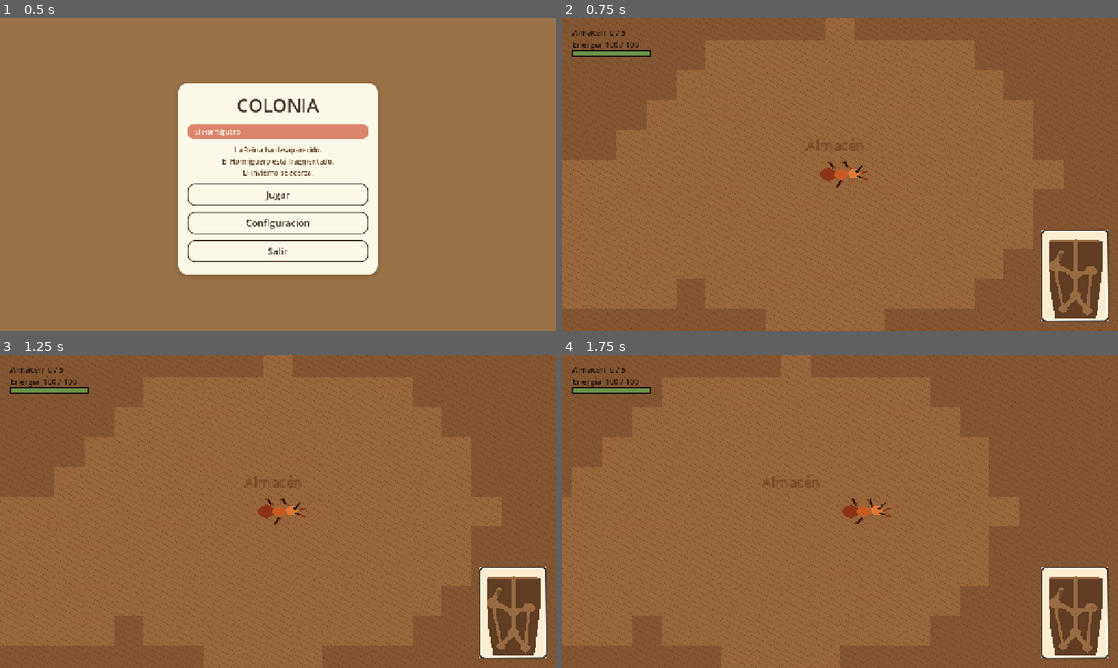
Above: before the commit, frames 1-4 (two rows, left to right).
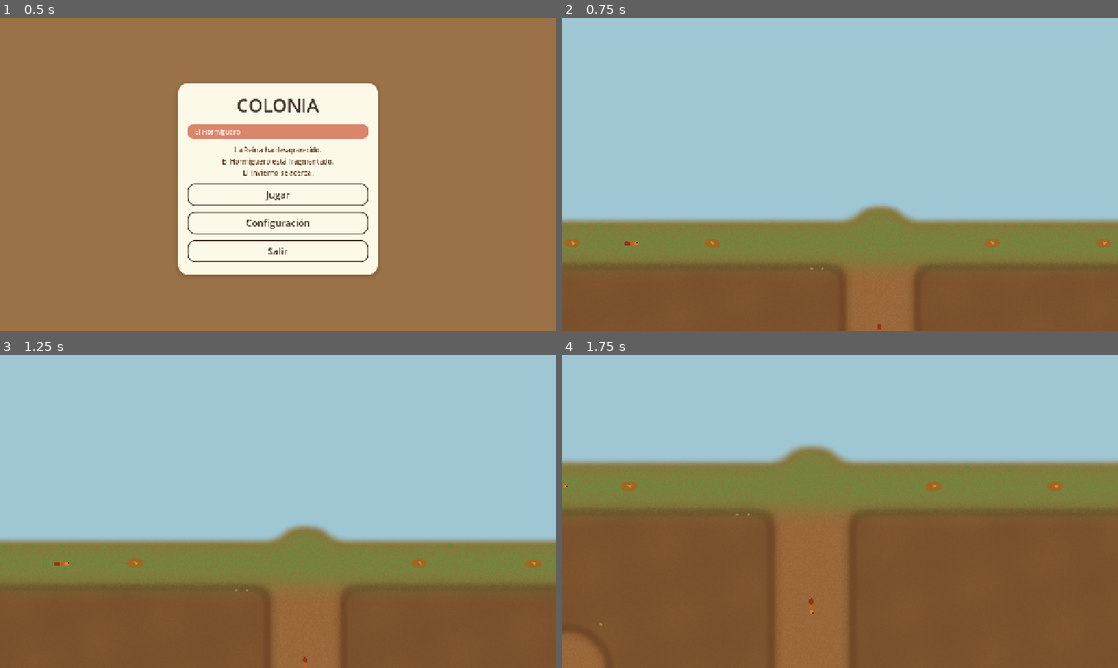
Above: after the commit, the same moments.

Repository: The-glitch-girls/an-ant-game
Game: Godot game, scene res://src/menu/menu.tscn
The game is run twice, just before and just after one commit, with the same random seed, the same clock (stepped at 60 frames per second) and the same inputs.
Inputs:
- Up to frame 1 (0.5 s): no input
- Up to frame 2 (0.75 s): click "Jugar" at 0.5 s
- Up to frame 3 (1.25 s): no input
- Up to frame 4 (1.75 s): hold D (mover_derecha) from 1.28 s (still down); hold Shift (correr) from 1.28 s (still down)

Frame 1 is identical in both runs. In frame 2, 87% of the frame differs, in the area x 0-100%, y 0-100%; in frame 3, 85%; in frame 4, 74%.

Commit message:
Start play on the surface and drop the camera into the nest.
Jugar opens on daylight and grass, then the cutaway lowers to the Hormiga before the HUD appears.

Diff:
--- a/src/mundo/hormiga.gd
+++ b/src/mundo/hormiga.gd
@@ -10,6 +10,7 @@
 signal cerca_de_comida(pieza: Node2D)
 
 var gasta_energia: bool = false
+var bloqueada: bool = false
 var _gasto_acum: float = 0.0
 var _mandibulas: Node2D
 var _cuerpo: Node2D
@@ -117,7 +118,7 @@
 
 	var vel := VEL_CAMINAR
 	var quiere_correr := Input.is_action_pressed("correr") and dir != Vector2.ZERO
-	if not en_curso:
+	if not en_curso or bloqueada:
 		dir = Vector2.ZERO
 	elif Juego.partida.arrastrandose:
 		vel = VEL_ARRASTRE
--- a/src/mundo/mundo.gd
+++ b/src/mundo/mundo.gd
@@ -17,11 +17,9 @@
 var _mini_mapa: MiniMapa
 var _capas_hielo: Array[ColorRect] = []
 var _tiles: TileMapLayer
-# UI contadores
-var _ui_almacen: Label
-var _ui_energia_label: Label
-var _ui_energia_fondo: ColorRect
-var _ui_energia_barra: ColorRect
+var _hud: Hud
+var _camara: Camera2D
+var _intro: bool = true
 var energia_maxima := 100.0
 var energia := 100.0
 
@@ -31,6 +29,7 @@
 	_mapa = HormigueroMapa.new()
 	_mapa.generar()
 	_pintar_cielo()
+	_construir_fondo()
 	_construir_tiles()
 	_polvo_derrumbada()
 	_etiquetar_camaras()
@@ -41,21 +40,29 @@
 	_construir_larvas()
 	_construir_clima()
 	_construir_ui()
+	_bajar_al_nido()
 
 
 func _pintar_cielo() -> void:
 	var cielo := ColorRect.new()
 	cielo.color = Paleta.CIELO
-	cielo.position = Vector2(-400, -600)
-	cielo.size = Vector2(HormigueroMapa.ANCHO * HormigueroMapa.TILE + 800, 900)
+	cielo.position = Vector2(-400, -900)
+	cielo.size = Vector2(HormigueroMapa.ANCHO * HormigueroMapa.TILE + 800, 1200)
 	cielo.z_index = -8
 	add_child(cielo)
+
+
+func _construir_fondo() -> void:
+	var fondo := FondoMadriguera.new()
+	fondo.armar(_mapa)
+	add_child(fondo)
 
 
 func _construir_tiles() -> void:
 	_tiles = TileMapLayer.new()
 	_tiles.tile_set = _hacer_tileset()
 	_tiles.collision_enabled = true
+	_tiles.self_modulate = Color(1, 1, 1, 0)
 	add_child(_tiles)
 	for y in HormigueroMapa.ALTO:
 		for x in HormigueroMapa.ANCHO:
@@ -77,10 +84,7 @@
 	ts.set_physics_layer_collision_layer(0, 1)
 	ts.set_physics_layer_collision_mask(0, 0)
 	var img := Image.create(HormigueroMapa.TILE * 4, HormigueroMapa.TILE, false, Image.FORMAT_RGBA8)
-	_rellenar_tierra(img, Rect2i(0, 0, HormigueroMapa.TILE, HormigueroMapa.TILE), Paleta.TIERRA, Paleta.TIERRA_MANCHA)
-	_rellenar_tierra(img, Rect2i(HormigueroMapa.TILE, 0, HormigueroMapa.TILE, HormigueroMapa.TILE), Paleta.TUNEL, Paleta.TUNEL_OSCURO)
-	_rellenar_tierra(img, Rect2i(HormigueroMapa.TILE * 2, 0, HormigueroMapa.TILE, HormigueroMapa.TILE), Paleta.TIERRA_OSCURA, Paleta.TIERRA_MANCHA)
-	img.fill_rect(Rect2i(HormigueroMapa.TILE * 3, 0, HormigueroMapa.TILE, HormigueroMapa.TILE), Color(0, 0, 0, 0))
+	img.fill(Color(0, 0, 0, 0))
 	var source := TileSetAtlasSource.new()
 	source.texture = ImageTexture.create_from_image(img)
 	source.texture_region_size = Vector2i(HormigueroMapa.TILE, HormigueroMapa.TILE)
@@ -98,17 +102,6 @@
 		td.add_collision_polygon(0)
 		td.set_collision_polygon_points(0, 0, box)
 	return ts
-
-
-func _rellenar_tierra(img: Image, rect: Rect2i, base: Color, mancha: Color) -> void:
-	for y in rect.size.y:
-		for x in rect.size.x:
-			var c := base
-			if (x * 13 + y * 7 + rect.position.x) % 11 == 0:
-				c = mancha
-			if (x + y * 3) % 17 == 0:
-				c = c.darkened(0.08)
-			img.set_pixel(rect.position.x + x, rect.position.y + y, c)
 
 
 func _polvo_derrumbada() -> void:
@@ -152,7 +145,7 @@
 	lab.text = texto
 	lab.position = pos
 	lab.add_theme_font_size_override("font_size", 13)
-	lab.add_theme_color_override("font_color", Color(0.35, 0.2, 0.1, 0.55))
+	lab.add_theme_color_override("font_color", Color(0.42, 0.26, 0.14, 0.62))
 	add_child(lab)
 
 
@@ -188,16 +181,18 @@
 	_hormiga.intento_mover.connect(func() -> void:
 		_sfx.tocar("paso")
 	)
-	var cam := Camera2D.new()
-	cam.position_smoothing_enabled = true
-	cam.position_smoothing_speed = 5.5
-	cam.zoom = Vector2(2.45, 2.45)
-	cam.limit_left = 0
-	cam.limit_top = -80
-	cam.limit_right = HormigueroMapa.ANCHO * HormigueroMapa.TILE
-	cam.limit_bottom = HormigueroMapa.ALTO * HormigueroMapa.TILE
-	_hormiga.add_child(cam)
-	cam.make_current()
+	_camara = Camera2D.new()
+	_camara.position_smoothing_enabled = false
+	_camara.zoom = Vector2(1.15, 1.15)
+	_camara.limit_left = 0
+	_camara.limit_top = -320
+	_camara.limit_right = HormigueroMapa.ANCHO * HormigueroMapa.TILE
+	_camara.limit_bottom = HormigueroMapa.ALTO * HormigueroMapa.TILE
+	var mira := Vector2(HormigueroMapa.ANCHO * HormigueroMapa.TILE * 0.5, _mapa.superficie_y - 110)
+	_camara.offset = mira - _hormiga.position
+	_hormiga.add_child(_camara)
+	_camara.make_current()
+	_hormiga.bloqueada = true
 
 
 func _construir_obreras() -> void:
@@ -223,7 +218,7 @@
 
 func _construir_clima() -> void:
 	_modulate = CanvasModulate.new()
-	_modulate.color = Color(1.0, 0.95, 0.88)
+	_modulate.color = Color(1.0, 0.97, 0.88)
 	add_child(_modulate)
 	_viento_nieve = GPUParticles2D.new()
 	_viento_nieve.amount = 40
@@ -247,29 +242,9 @@
 func _construir_ui() -> void:
 	var capa := CanvasLayer.new()
 	add_child(capa)
-	_ui_almacen = Label.new()
-	_ui_almacen.position = Vector2(24, 20)
-	_ui_almacen.add_theme_font_size_override("font_size", 18)
-	_ui_almacen.add_theme_color_override("font_color", Paleta.OJO)
-	capa.add_child(_ui_almacen)
-	# Barra de energía
-	_ui_energia_label = Label.new()
-	_ui_energia_label.position = Vector2(24, 48)
-	_ui_energia_label.add_theme_font_size_override("font_size", 18)
-	_ui_energia_label.add_theme_color_override("font_color", Paleta.OJO)
-	capa.add_child(_ui_energia_label)
-	_ui_energia_fondo = ColorRect.new()
-	_ui_energia_fondo.position = Vector2(24, 75)
-	_ui_energia_fondo.size = Vector2(180, 14)
-	_ui_energia_fondo.color = Paleta.OJO
-	_ui_energia_fondo.mouse_filter = Control.MOUSE_FILTER_IGNORE
-	capa.add_child(_ui_energia_fondo)
-	_ui_energia_barra = ColorRect.new()
-	_ui_energia_barra.position = Vector2(2, 2)
-	_ui_energia_barra.size = Vector2(176, 10)
-	_ui_energia_barra.color = Paleta.HOJA_VERDE
-	_ui_energia_barra.mouse_filter = Control.MOUSE_FILTER_IGNORE
-	_ui_energia_fondo.add_child(_ui_energia_barra)
+	_hud = Hud.new()
+	_hud.visible = false
+	capa.add_child(_hud)
 
 	for i in 4:
 		var borde := ColorRect.new()
@@ -300,7 +275,29 @@
 	_mini_mapa.offset_top = -22 - HormigueroMapa.ALTO * MiniMapa.PX - MiniMapa.MARGEN * 2
 	_mini_mapa.armar(_mapa)
 	_mini_mapa.marcar(_hormiga.position)
+	_mini_mapa.visible = false
 	capa.add_child(_mini_mapa)
+
+
+func _bajar_al_nido() -> void:
+	var tw := create_tween()
+	tw.set_parallel(true)
+	tw.set_ease(Tween.EASE_IN_OUT)
+	tw.set_trans(Tween.TRANS_CUBIC)
+	tw.tween_property(_camara, "offset", Vector2.ZERO, 3.4)
+	tw.tween_property(_camara, "zoom", Vector2(1.75, 1.75), 3.4)
+	tw.chain().tween_callback(_terminar_intro)
+
+
+func _terminar_intro() -> void:
+	_intro = false
+	_hormiga.bloqueada = false
+	_camara.position_smoothing_enabled = true
+	_camara.position_smoothing_speed = 5.5
+	if _hud:
+		_hud.visible = true
+	if _mini_mapa:
+		_mini_mapa.visible = true
 
 
 func _process(delta: float) -> void:
@@ -310,7 +307,10 @@
 	_hormiga.gasta_energia = _mapa.esta_afuera(_hormiga.global_position)
 	p.actualizar_carga(delta)
 	energia = p.energia
-	_actualizar_barra_energia()
+	if _hud:
+		_hud.pintar(p.energia, p.ENERGIA_INICIAL, p.comida_en_almacen)
+	if _intro:
+		return
 
 	_reloj += delta
 	if p.resultado == Partida.Resultado.EN_CURSO and _reloj >= SEGUNDOS_POR_TIEMPO:
@@ -319,8 +319,6 @@
 	_actualizar_zonas(delta)
 	_actualizar_larvas()
 	_actualizar_estacion()
-	_ui_almacen.text = "Almacén  %d / 5" % p.comida_en_almacen
-	_ui_energia_label.text = "Energía  %d / %d" % [p.energia, p.ENERGIA_INICIAL]
 
 	if _mini_mapa:
 		_mini_mapa.marcar(_hormiga.global_position)
@@ -383,7 +381,7 @@
 	var hielo := 0.0
 	match e:
 		Partida.Estacion.TARDE_HUMEDA:
-			tint = Color(1.0, 0.95, 0.88)
+			tint = Color(1.0, 0.97, 0.88)
 			_sfx.viento(false)
 			_viento_nieve.emitting = false
 		Partida.Estacion.GRIS:
@@ -411,38 +409,41 @@
 	_final_mostrado = true
 	if _mini_mapa:
 		_mini_mapa.visible = false
+	if _hud:
+		_hud.visible = false
 	var capa := CanvasLayer.new()
 	add_child(capa)
-	var fondo := ColorRect.new()
-	fondo.set_anchors_preset(Control.PRESET_FULL_RECT)
-	fondo.mouse_filter = Control.MOUSE_FILTER_STOP
-	capa.add_child(fondo)
+	var velo := ColorRect.new()
+	velo.set_anchors_preset(Control.PRESET_FULL_RECT)
+	velo.mouse_filter = Control.MOUSE_FILTER_STOP
+	velo.color = Color(0.20, 0.12, 0.08, 0.42)
+	capa.add_child(velo)
+	var caja := UiCozzy.tarjeta()
+	caja.set_anchors_preset(Control.PRESET_CENTER)
+	caja.offset_left = -250
+	caja.offset_right = 250
+	caja.offset_top = -130
+	caja.offset_bottom = 150
+	capa.add_child(caja)
+	var col := VBoxContainer.new()
+	col.add_theme_constant_override("separation", 16)
+	caja.add_child(col)
+	var victoria := Juego.partida.resultado == Partida.Resultado.VICTORIA
+	col.add_child(UiCozzy.pastilla("Victoria" if victoria else "Invierno"))
 	var texto := Label.new()
-	texto.set_anchors_preset(Control.PRESET_CENTER)
-	texto.offset_left = -280
-	texto.offset_right = 280
-	texto.offset_top = -80
-	texto.offset_bottom = 80
 	texto.horizontal_alignment = HORIZONTAL_ALIGNMENT_CENTER
-	texto.add_theme_font_size_override("font_size", 28)
-	if Juego.partida.resultado == Partida.Resultado.VICTORIA:
-		fondo.color = Color(0.22, 0.12, 0.07, 0.72)
-		texto.add_theme_color_override("font_color", Paleta.HUESO)
+	texto.autowrap_mode = TextServer.AUTOWRAP_WORD_SMART
+	UiCozzy.estilar_texto(texto, 22)
+	if victoria:
 		texto.text = "El Almacén está lleno.\nLas Larvas se agitan.\nEl Hormiguero sigue fragmentado.\nLa Reina no vuelve."
 	else:
-		fondo.color = Color(0.9, 0.93, 0.96, 0.82)
-		texto.add_theme_color_override("font_color", Color(0.2, 0.24, 0.28))
 		texto.text = "El Invierno llegó.\nLas Larvas no se mueven.\nAfuera quedó Comida que no alcanzó."
-	capa.add_child(texto)
+	col.add_child(texto)
 	var volver := Button.new()
 	volver.text = "Volver"
-	volver.set_anchors_preset(Control.PRESET_CENTER_BOTTOM)
-	volver.offset_left = -60
-	volver.offset_right = 60
-	volver.offset_top = -80
-	volver.offset_bottom = -44
+	UiCozzy.estilar_boton(volver)
 	volver.pressed.connect(Juego.ir_menu)
-	capa.add_child(volver)
+	col.add_child(volver)
 
 
 func _larva(pos: Vector2) -> Node2D:
@@ -467,7 +468,3 @@
 	var img := Image.create(2, 2, false, Image.FORMAT_RGBA8)
 	img.fill(Color.WHITE)
 	return ImageTexture.create_from_image(img)
-
-func _actualizar_barra_energia() -> void:
-	var porcentaje: float = clampf(energia / energia_maxima, 0.0, 1.0)
-	_ui_energia_barra.size.x = 176.0 * porcentaje
